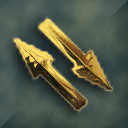
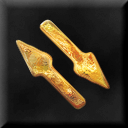
Layer changes from the first 128 × 128 image to the second:
hid "Bevel - Buttons (Fat Shapes), Stretched Plastic (modified)" (1st of 2) over (x1=0, y1=0, x2=128, y2=128)
added layer "Bevel - Buttons (Fat Shapes), Stretched Plastic (modified)" (2nd of 2) (hard light, 70%) above "Chrome - Textured, Round, Gold (modified)" over (x1=0, y1=0, x2=128, y2=128)
added layer "Chrome - Textured, Round, Gold (modified)" (1st of 2) above "Chrome - Textured, Round, Gold (modified)" over (x1=15, y1=19, x2=110, y2=110)
hid "Chrome - Textured, Round, Gold (modified)" (2nd of 2) over (x1=0, y1=0, x2=128, y2=128)
added layer "Camada 1" above "Layer 2" over (x1=0, y1=0, x2=128, y2=128)
added layer "Layer 2" (1st of 2) above "Layer 0" over (x1=0, y1=0, x2=128, y2=128)
